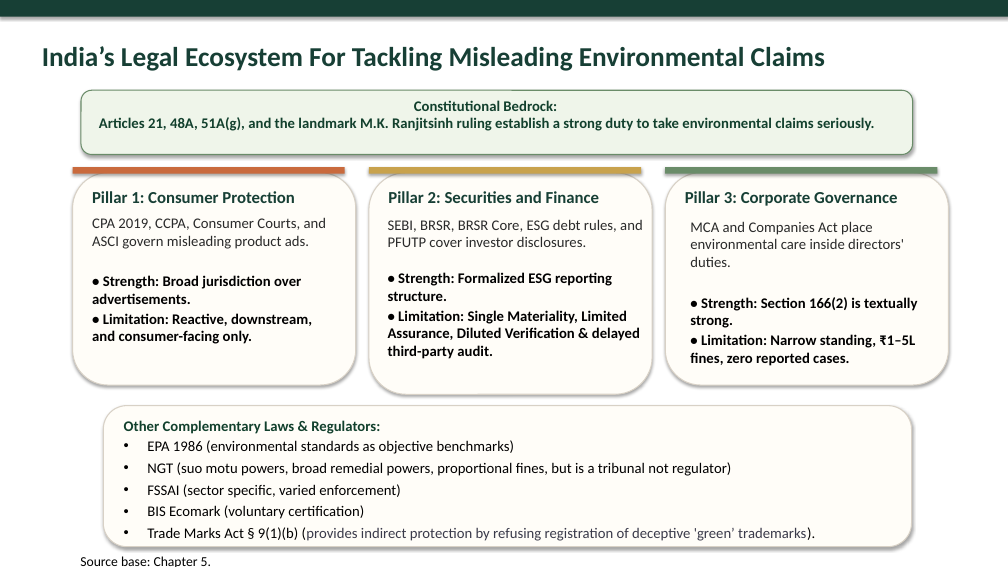
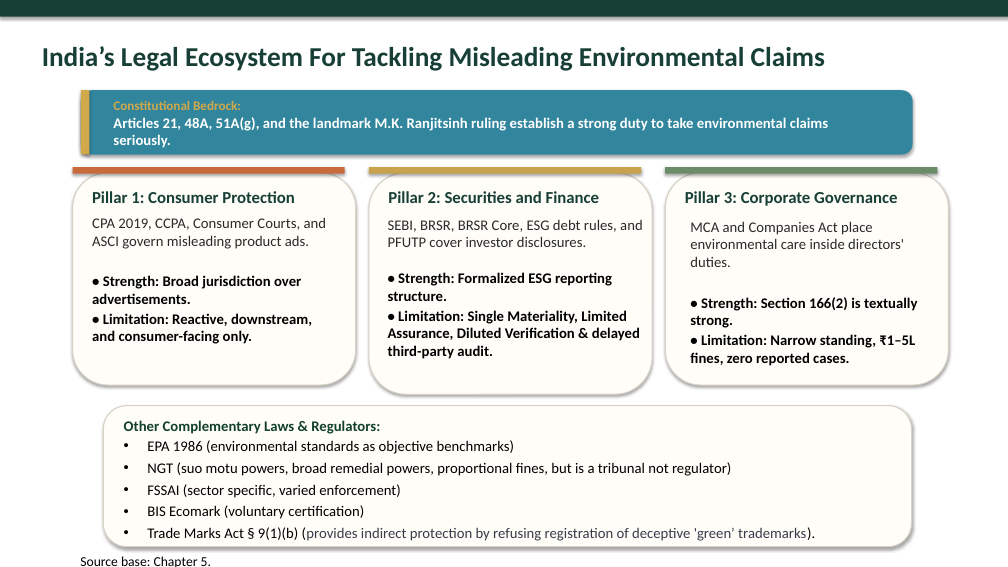
Before and after one commit to atul516/Final-VIva, a slide deck: slide 10 of Thesis Defence Presentation Final.pptx. Drawn at 1008x567 pixels with LibreOffice and Linux fonts; fonts in the diff are those of the drawing. Boxes give left, top, right and bottom in pixels: in the first picture for what was removed or moved away, otherwise in the second. Text is boxed around its words. In the diff, an @@ line names an element or a change of style, - is before the commit and + after.

```diff
--- a/Thesis Defence Presentation Final.pptx
+++ b/Thesis Defence Presentation Final.pptx
@@ rounded rectangle at <box>81,90,913,154</box>: fill #EFF5EA to #31859C; outline #6A8C69 1 pt to none @@
@@ rectangle added at <box>81,90,89,154</box>, fill #D1A94B @@
@@ text "Constitutional Bedrock:": place and size @@
-text "Constitutional Bedrock:" at <box>99,100,874,131</box>
+text "Constitutional Bedrock:" at <box>113,101,828,148</box>
@@ text "Constitutional Bedrock:" at <box>113,101,828,148</box>: size 14 to 12.5 pt, text colour #12402D to #D1A94B in "Constitutional Bedrock:"; text colour #12402D to #FFFFFF in "Articles 21, 48A, 51A(g), and the landmark ..."; alignment centre to left @@
```
Also in this commit, not shown: 4 other slides changed, 1 other file.
